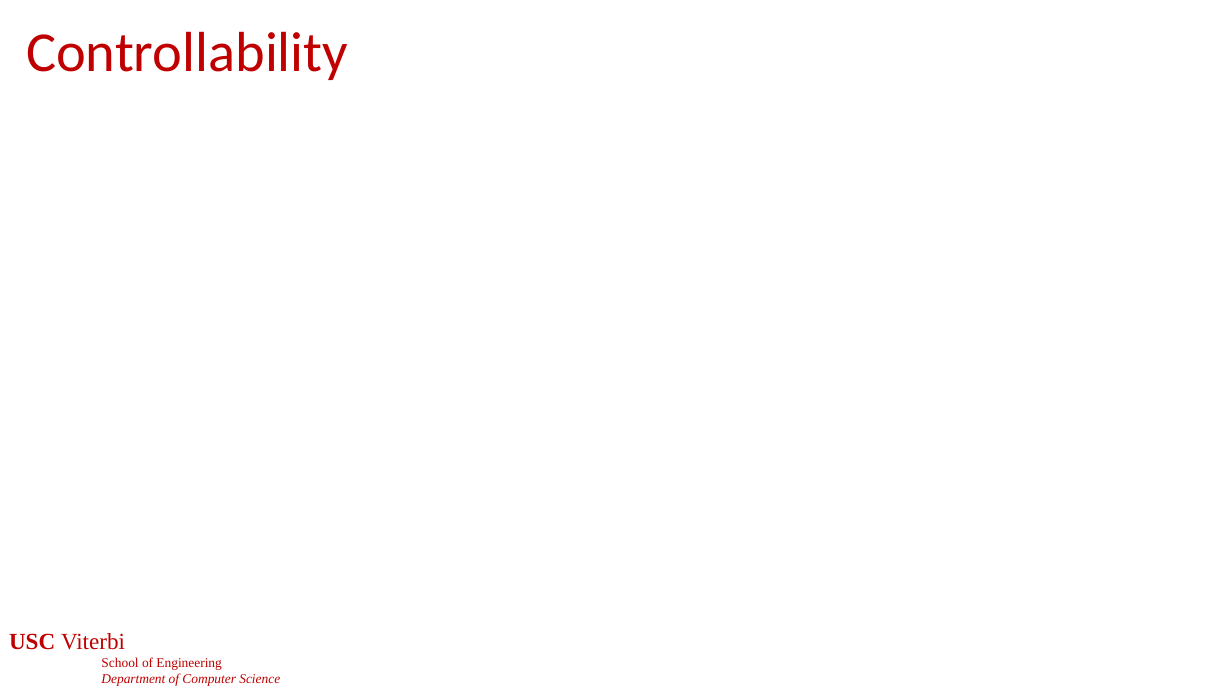
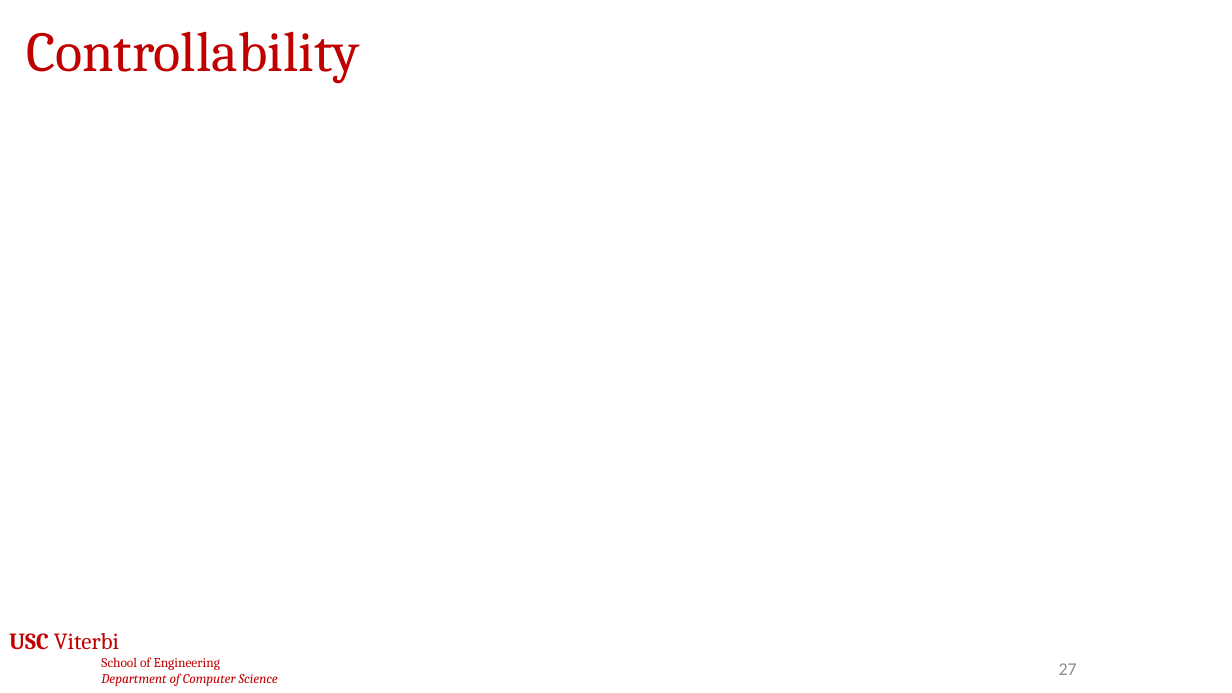
Before and after one commit to jdeshmukh/jdeshmukh.github.io, a slide deck: slide 27 of teaching/cs513-autocps-fall-2026/slides/5-Control.pptx. Drawn at 1232x693 pixels with LibreOffice and Linux fonts; fonts in the diff are those of the drawing; grey boxes stand for pictures; background and template pictures are left out. Boxes give left, top, right and bottom in pixels: in the first picture for what was removed or moved away, otherwise in the second. Text is boxed around its words. In the diff, an @@ line names an element or a change of style, - is before the commit and + after.

```diff
--- a/teaching/cs513-autocps-fall-2026/slides/5-Control.pptx
+++ b/teaching/cs513-autocps-fall-2026/slides/5-Control.pptx
@@ title "Controllability" at [26, 31, 359, 83]: font Calibri to Cambria @@
@@ text "USC Viterbi" at [9, 633, 278, 686]: font Times New Roman to Cambria @@
@@ page number added at [1059, 663, 1077, 675], 14 pt, text #8C8C8C @@
+27
```
Also in this commit, not shown: 72 other slides changed, 1 other file.
